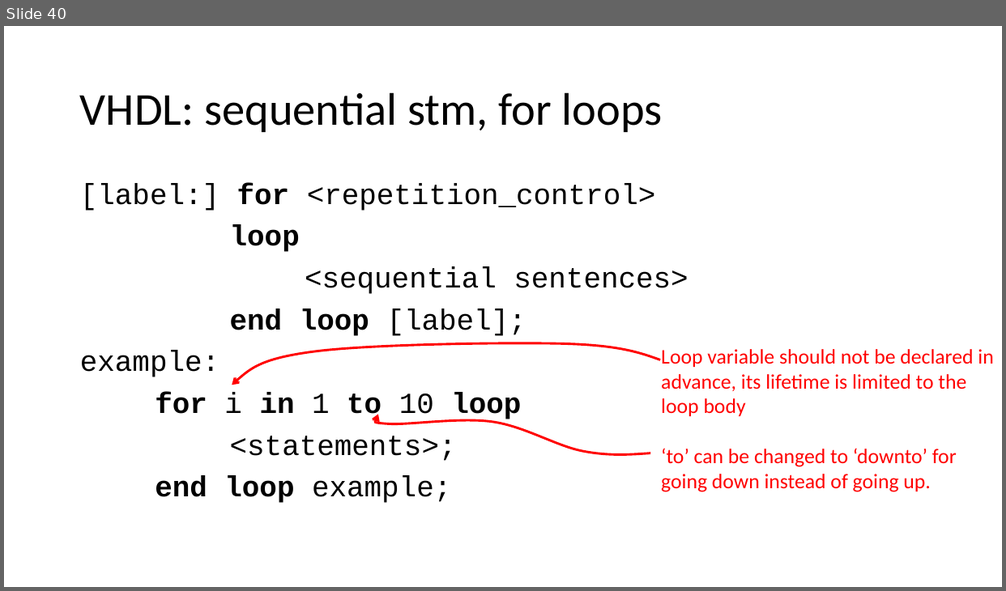
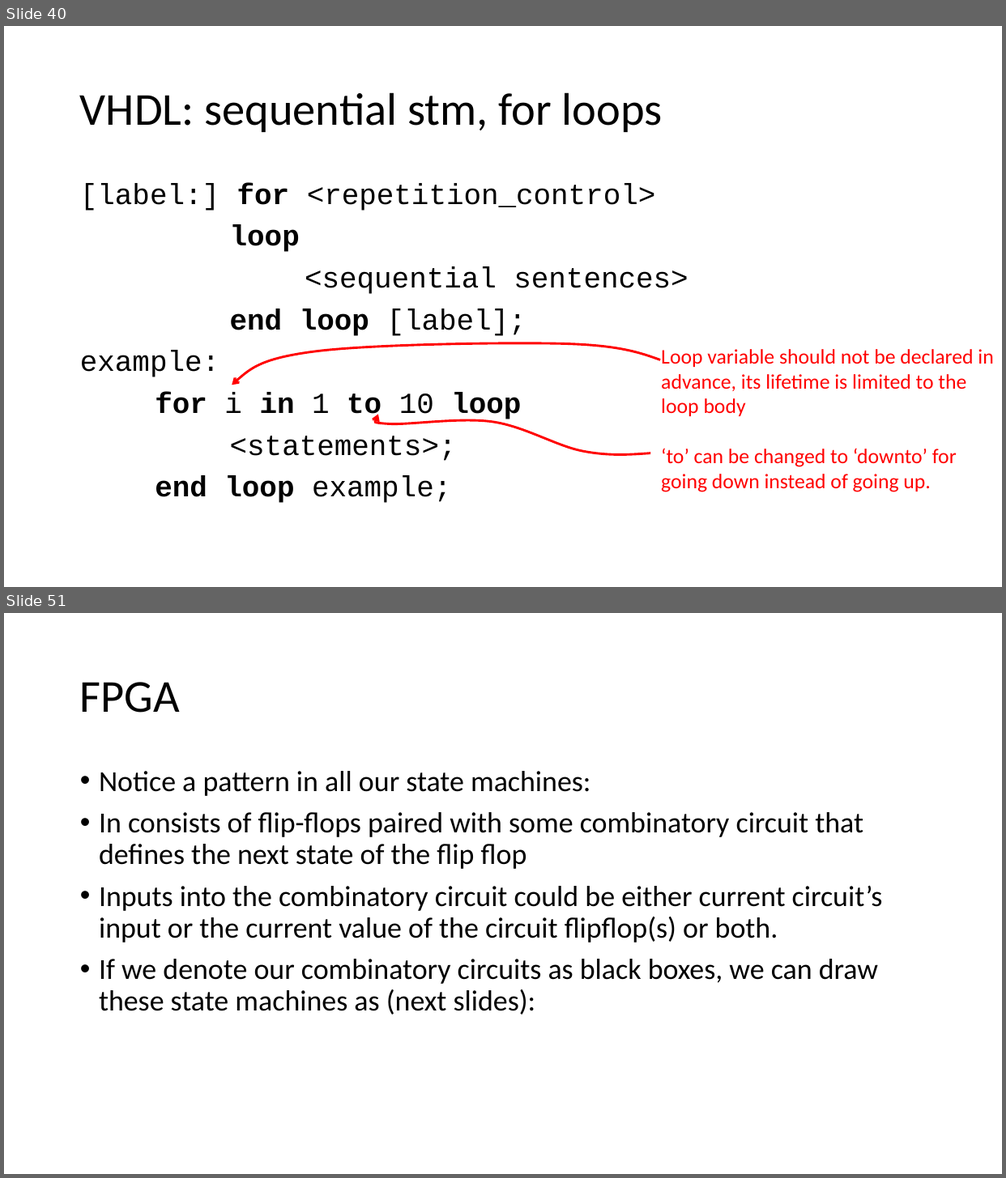
Before and after one commit to quarck/vhdl_intro, a slide deck: part2.pptx. Shown one above the other, each under a label of ours: slide 40 before the commit, slides 40 and 51 after it; the slides between them are not shown. The pictures are 1006x591 and 1006x1178 pixels, drawn with LibreOffice and Linux fonts; fonts in the diff are those of the drawing. Boxes give left, top, right and bottom in pixels: in the first picture for what was removed or moved away, otherwise in the second. Text is boxed around its words. In the diff, an @@ line names an element or a change of style, - is before the commit and + after.

```diff
--- a/part2.pptx
+++ b/part2.pptx
@@ slide 51 added at (x1=4, y1=613, x2=1002, y2=1174), background #FFFFFF @@
@@ title added at (x1=80, y1=682, x2=180, y2=713), 44 pt, text #000000 @@
+FPGA
@@ text added at (x1=99, y1=771, x2=883, y2=1015), 28 pt, text #000000 @@
+• Notice a pattern in all our state machines:
+• In consists of flip-flops paired with some combinatory circuit that defines the next state of the flip flop
+• Inputs into the combinatory circuit could be either current circuit’s input or the current value of the circuit flipflop(s) or both.
+• If we denote our combinatory circuits as black boxes, we can draw these state machines as (next slides):
```
Also in this commit, not shown: 1 slide changed, 14 other slides added.
